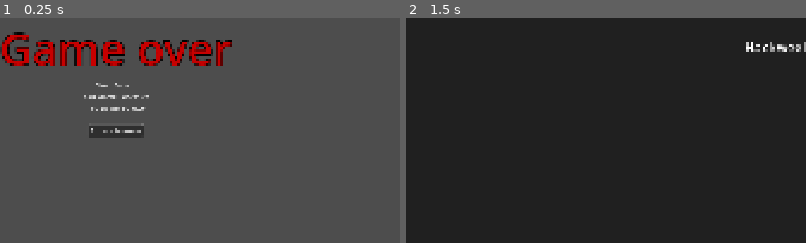
Above: before the commit, frames 1-2 (left to right).
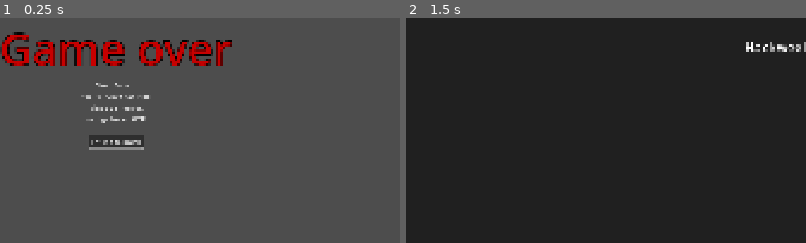
Above: after the commit, the same moments.

Repository: jcronenberg/hackweek-survivor
Game: Godot game, scene res://src/ui/game_over_screen.tscn
The game is run twice, just before and just after one commit, with the same random seed, the same clock (stepped at 60 frames per second) and the same inputs. This scene is started directly instead of the project's main scene.
Inputs (mouse positions are % of the whole screen's width and height, from its top left):
- Up to frame 1 (0.25 s): no input
- Up to frame 2 (1.5 s): move the mouse to (72, 45) at 0.52 s; hold Right (ui_right) 0.53-1.25 s; click "Return to menu" at 1.25 s
The pictures show only the part of the screen within x 0-50%, y 0-50%; the shares and areas given below are measured in that part.

The runs differ from the first frame. In frame 1, 1.7% of the frame differs, in the area x 20-38%, y 34-59%; in frame 2, nothing differs.
Error in both runs: Invalid access to property or key 'level' on a base object of type 'Nil'. (res://src/ui/game_over_screen.gd:6)

Commit message:
Add time survived to game over screen

Diff:
--- a/src/ui/game_over_screen.gd
+++ b/src/ui/game_over_screen.gd
@@ -4,8 +4,9 @@
 func _ready() -> void:
 	%MenuButton.grab_focus()
 	%ScoreLabel.text = "Your score: %s" % (Global.player.level * Global.ui.kills + Global.player.xp)
-	%XpLabel.text = "You gathered %s XP" % Global.player.xp
-	%KillsLabel.text = "You killed %s enemies" % Global.ui.kills
+	%TimeLabel.text = "You survived for %s" % Global.ui.get_time_string()
+	%KillsLabel.text = "killed %s enemies" % Global.ui.kills
+	%XpLabel.text = "and gathered %s XP" % Global.player.xp
 
 
 func _on_menu_button_pressed() -> void:
--- a/src/ui/game_over_screen.tscn
+++ b/src/ui/game_over_screen.tscn
@@ -21,16 +21,22 @@
 text = "Your Score: "
 horizontal_alignment = 1
 
+[node name="TimeLabel" type="Label" parent="."]
+unique_name_in_owner = true
+layout_mode = 2
+text = "You survived for 0:00"
+horizontal_alignment = 1
+
 [node name="KillsLabel" type="Label" parent="."]
 unique_name_in_owner = true
 layout_mode = 2
-text = "You killed 0 enemies"
+text = "killed 0 enemies"
 horizontal_alignment = 1
 
 [node name="XpLabel" type="Label" parent="."]
 unique_name_in_owner = true
 layout_mode = 2
-text = "You gathered 0 XP"
+text = "and gathered 0 XP"
 horizontal_alignment = 1
 
 [node name="Divider" type="Control" parent="."]
--- a/src/ui/ui.gd
+++ b/src/ui/ui.gd
@@ -9,8 +9,6 @@
 enum UI_STATES {RUNNING, PAUSED, UPGRADING}
 
 var time_elapsed: float = 0.0
-var minutes: int
-var seconds: int
 var state: UI_STATES = UI_STATES.RUNNING
 var kills: int = 0
 
@@ -24,9 +22,13 @@
 func _physics_process(delta: float) -> void:
 	if state == UI_STATES.RUNNING:
 		time_elapsed += delta
-		minutes = int(time_elapsed / 60)
-		seconds = int(time_elapsed) % 60
-		%TimerLabel.text = "%02d:%02d" % [minutes, seconds]
+		%TimerLabel.text = get_time_string()
+
+
+func get_time_string() -> String:
+	var minutes: int = int(time_elapsed / 60)
+	var seconds: int = int(time_elapsed) % 60
+	return "%02d:%02d" % [minutes, seconds]
 
 
 func set_game_over() -> void:
